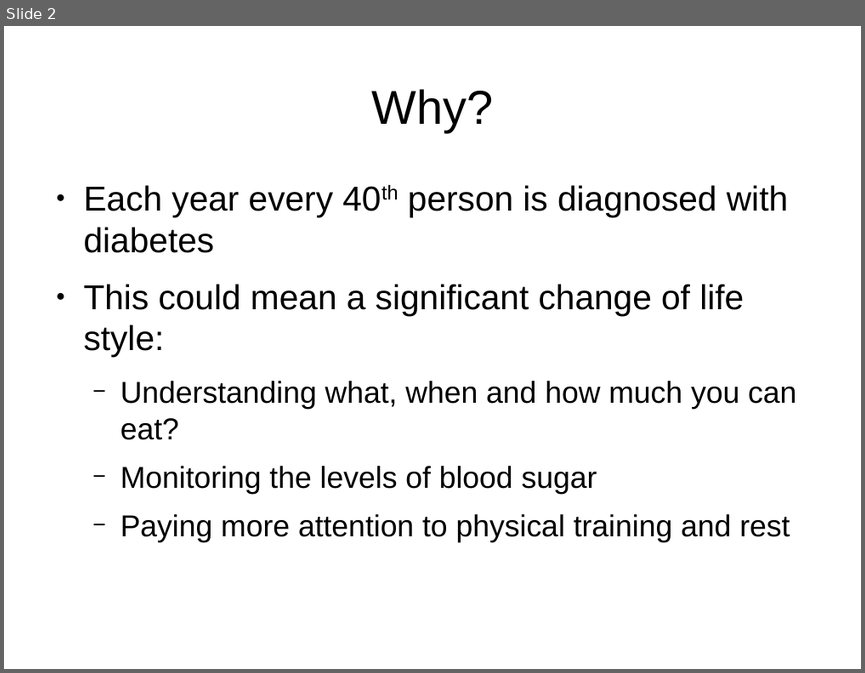
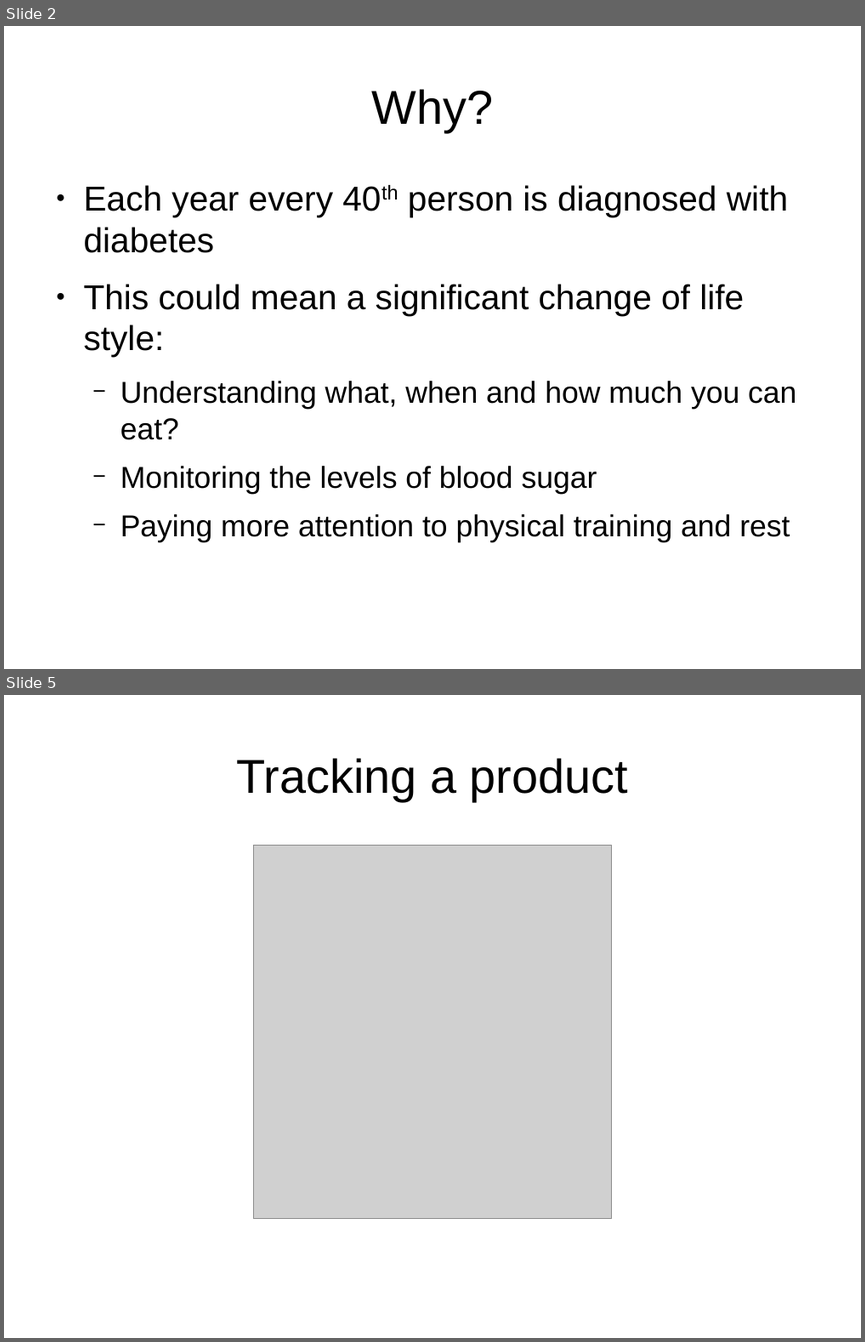
Before and after one commit to ewiger/sugarbaby, a slide deck: doc/slides.odp. Shown one above the other, each under a label of ours: slide 2 before the commit, slides 2 and 5 after it; the slides between them are not shown. The pictures are 865x673 and 865x1342 pixels, drawn with LibreOffice and Linux fonts; fonts in the diff are those of the drawing; grey boxes stand for pictures. Boxes give left, top, right and bottom in pixels: in the first picture for what was removed or moved away, otherwise in the second. Text is boxed around its words. In the diff, an @@ line names an element or a change of style, - is before the commit and + after.

```diff
--- a/doc/slides.odp
+++ b/doc/slides.odp
@@ slide 5 added at box(4, 695, 861, 1338), background #FFFFFF @@
@@ title added at box(236, 758, 628, 801), 44 pt, text #000000 @@
+Tracking a product
@@ picture added at box(254, 845, 612, 1218) @@
```
Also in this commit, not shown: 2 slides changed, 4 other slides added, 2 slides removed, 5 other files.
